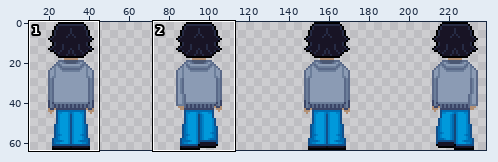
Two versions of one sprite sheet, Assets/Sprites/Player/anim003.png. The picture above shows the old version from afar; the outline marks the close-up.
Close-up. First the earlier version:
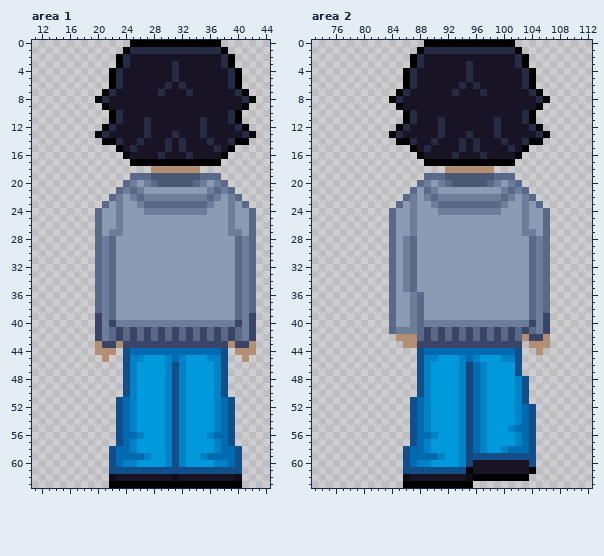
The file is 256x64 pixels. Shown: area 1: x 11..44, y 0..63; area 2: x 73..112, y 0..63. The wide view leaves out empty margins. The commit also changed other parts of the picture, which this record leaves out.
The result:
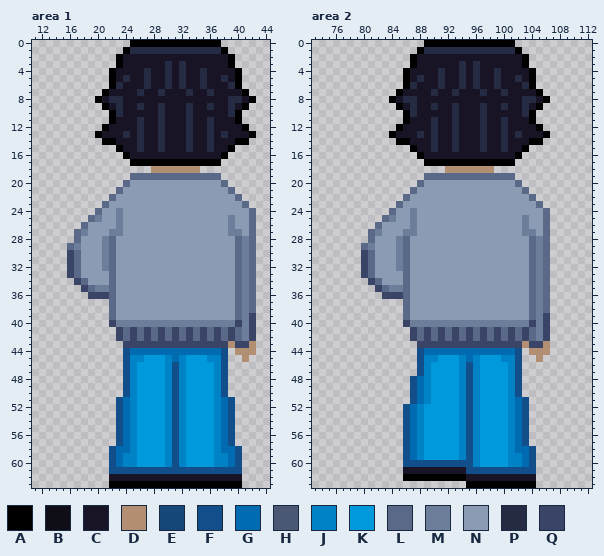
Palette (. is transparent): A #000000  B #0f0d15  C #181425  D #b28f73  E #154778  F #124e89  G #006bb0  H #4b5873  J #0082c7  K #0099db  L #5a6988  M #6c7e9a  N #8b9bb4  P #262b44  Q #3a4466
Change:
Changed rows in their new state; - is an unchanged pixel.
Area 1:
first column x 16:
 2 --------C-------------C---
 3 --------C-----PCP-----C---
 4 -------C---P--PCP--P---C--
 5 -------CP--P--PCP--P--PC--
 6 -----------P-------P------
 7 ------C---P---------P---C-
 8 -----CPP---------------PPC
 9 -------P--P--P---P--P--P--
10 -------------P---P--------
11 -------C--PC-P---P-CP--C--
12 ------C---PC-P---P-CP---C-
13 -----C--P-PC-P-C-P-CP-P--C
14 -------C-----PC-CP-----C--
15 ---------CP--PC-CP--PC----
16 -------------C---C--------
19 ------------LLLLLLL-------
20 ---------N-NNNNNNNNN-N----
21 --------NNN---------NNN---
22 -------N-NNNNNNNNNNNNN-N--
23 -------N--NNNNNNNNNNN--N--
24 -----------NNNNNNNNN---N--
25 ---LM---------------------
26 --LNN---------------------
27 -LMNN---------------------
28 -LNNN---------------------
29 LMNNN---------------------
30 QLNNN---------------------
31 QLNNN---------------------
32 QLNNN---------------------
33 QLNNNN--------------------
34 -QLNNN--------------------
35 --QLM---------------------
36 ---QQQ--------------------
37 ----..--------------------
38 ----..--------------------
39 ----..--------------------
40 ----..--------------------
41 ----...-------------------
42 ----...-------------------
43 ----....------------------
44 ----...-------------------
45 -----.--------------------
first column x 22:
56 ---JK---------KJ---
59 --JJKK-------KKJJ--
62 C--------C--------C
Area 2:
first column x 80:
 2 --------C-------------C----
 3 --------C-----PCP-----C----
 4 -------C---P--PCP--P---C---
 5 -------CP--P--PCP--P--PC---
 6 -----------P-------P-------
 7 ------C---P---------P---C--
 8 -----CPP---------------PPC-
 9 -------P--P--P---P--P--P---
10 -------------P---P---------
11 -------C--PC-P---P-CP--C---
12 ------C---PC-P---P-CP---C--
13 -----C--P-PC-P-C-P-CP-P--C-
14 -------C-----PC-CP-----C---
15 ---------CP--PC-CP--PC-----
16 -------------C---C---------
19 ------------LLLLLLL--------
20 ---------N-NNNNNNNNN-N-----
21 ---------NN---------NNN----
22 -------N-NNNNNNNNNNNNN-N---
23 -------N--NNNNNNNNNNN--N---
24 -----------NNNNNNNNN---N---
25 ---LM----------------------
26 --LNN----------------------
27 -LMNN-M--------------------
28 -LNNNMLN-------------------
29 LMNNNMLN-------------------
30 QLNNNMLN-------------------
31 QLNNNMLN-------------------
32 QLNNNMLN-------------------
33 QLNNN-LN-------------------
34 -QLNN-LN-------------------
35 --QLMMLN-------------------
36 ---QQQLNN------------------
37 ----..LNN------------------
38 ----..LNN------------------
39 ----..LNN------------------
40 ----..Q-M------------------
41 ----...Q-------------------
42 -----..Q---------------QLMQ
43 ------..---------------DQQ-
44 ------------------------D-D
45 -------------------------D-
46 ---------------FJK---J-----
47 ---------------FJK---J-----
48 -------FG------FJK---JF.---
49 -------FG------FJK---JF.---
50 -------FG------FJK---JF.---
51 ---------------FJK---JG----
52 ------FGJK-----FJK---JGF.--
53 ------FGJK-----FJK---JGF.--
54 ------FGJK-----FJK---JGF.--
55 ------FGJK-----FJK-----F.--
56 ------FGJKK----FJK---JGF.--
57 ------FGJK-----FJK---JGF.--
58 --------JK-----FJK--KJ-----
59 --------JKKK---FJKKKKJJG---
60 -------FFFFFFFFFJKKKKJJG---
61 ------CCCCCCCCCFFFFFFFFFF--
62 ------AAAAAAAAACCCCCCCCCC--
63 ------.........-AAAAAAAAA--
